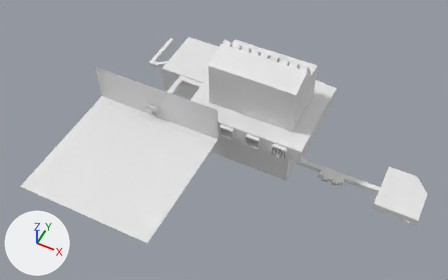
The Blender file Blender/berghain-dream.blend: old version first, new version second.
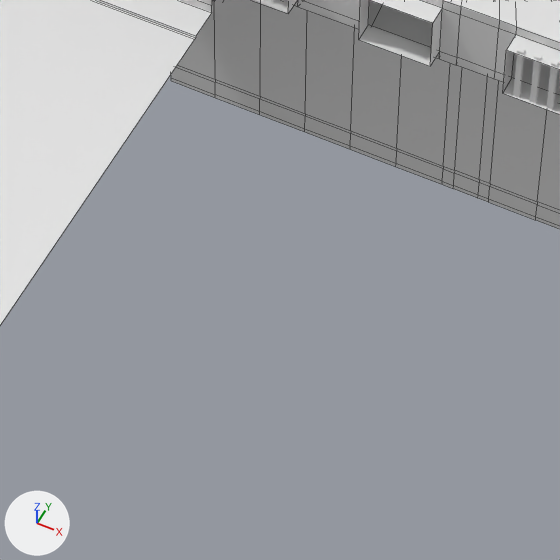
Each version is shown whole from a 50 mm lens placed at (145.0, -365.0, 449.0), pointed at (-24.0, -27.0, 26.0), then close up on the part from 40% to 63% of the width and 49% to 86% of the height. The axes (+X, +Y, +Z) are drawn at lower left. The lights are the same throughout. The close-ups show mesh edges as thin lines.

Objects in the first close-up: 'base.001', 'bigroomWindowPanes', 'outsideGroundStreet', 'outsideSidewalk'.
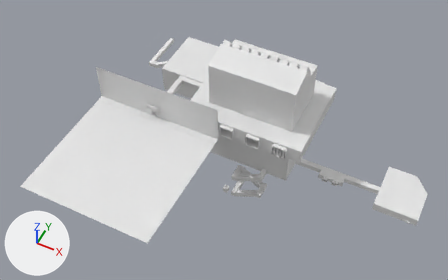
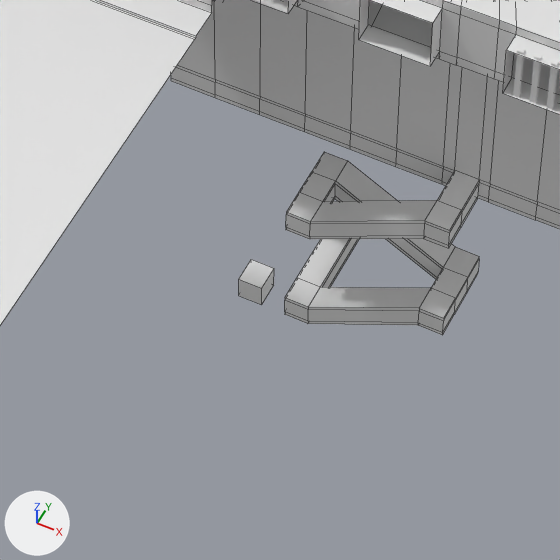
Where the change shows, as pixel boxes (x1, y1, x2, y2) in the close-ups (560 x 560 px):
'base.001', reshaped: before (171, 0, 560, 229); after (171, 0, 560, 335)
'MEASURING CUBE', moved (not visible before): after (239, 259, 274, 305)
part 1 of me_cube_030, built on: before (453, 171, 479, 198); after (285, 152, 479, 335)

What changed in the scene script:
```text
Change me_cube_030:
    used by ob_base_001; location = (0.0, 0.0, 0.0)
    remove me_cube_030.from_pydata(...)  # 656 vertices, 624 faces; spans x -55.2..54.1, y -45.6..45.6, z 0.0..116.7
    add me_cube_030.from_pydata(...)  # 760 vertices, 728 faces; spans x -55.2..54.1, y -45.6..45.6, z -36.4..116.7
    me_cube_030 part 1
    3 faces are deleted
    6 vertices are added at (-6.0, -37.0, -32.3), (-10.6, -37.0, -32.3), (-10.6, -32.1, -32.3), (-10.6, -14.5, -32.3), (-10.6, -32.1, -35.6), (-10.6, -14.5, -35.6)
    8 new vertices lie (0.0, -7.1, 0.0) away from vertices in x 15.0..19.6, y -25.0, z 0.0..4.9
    6 new vertices lie (0.0, -4.9, 0.0) away from vertices in x 15.0..19.6, y -32.1, z 0.0..4.9
    5 new vertices lie (-21.0, 0.0, -12.2) away from vertices in x 15.0, y -37.0..-32.1, z 0.0..4.9
    6 new vertices lie (-4.6, 0.0, 0.0) away from vertices in x -6.0..19.6, y -37.0..-32.1, z -12.2..4.1
    5 new vertices lie (0.0, 5.1, 0.0) away from vertices in x -10.6..-6.0, y -32.1, z -12.2..-7.3
    6 new vertices lie (0.0, 0.0, -0.7) away from vertices in x -10.6..-6.0, y -37.0..-27.0, z -7.3
    5 new vertices lie (0.0, 5.0, 0.0) away from vertices in x -10.6..-6.0, y -27.0, z -12.2..-7.3
    6 new vertices lie (0.0, 0.0, 0.8) away from vertices in x -10.6..-6.0, y -37.0..-22.0, z -12.2
    6 new vertices lie (21.0, 0.0, -12.1) away from vertices in x -6.0, y -27.0..-22.0, z -12.2..-7.3
    6 new vertices lie (4.6, 0.0, 0.0) away from vertices in x -10.6..15.0, y -27.0..-22.0, z -24.3..-8.0
    5 new vertices lie (0.0, -5.1, 0.0) away from vertices in x 15.0..19.6, y -27.0, z -24.3..-19.4
    6 new vertices lie (0.0, 0.0, -0.8) away from vertices in x 15.0..19.6, y -32.1..-22.0, z -19.4
    5 new vertices lie (0.0, -4.9, 0.0) away from vertices in x 15.0..19.6, y -32.1, z -24.3..-19.4
    6 new vertices lie (-21.0, 0.0, -12.1) away from vertices in x 15.0, y -37.0..-32.1, z -24.3..-19.4
    5 new vertices lie (0.0, 0.0, 0.8) away from vertices in x -6.0..19.6, y -37.0..-27.0, z -36.4..-24.3
    6 new vertices lie (-4.6, 0.0, 0.0) away from vertices in x -6.0..19.6, y -37.0..-32.1, z -36.4..-20.2
    6 new vertices lie (0.0, 17.6, 0.0) away from vertices in x -10.6..-6.0, y -32.1, z -36.4..-31.5
    107 new faces join them
Change ob_measuring_cube:
    ob_measuring_cube.location: (-182.2, 98.7, -44.1) -> (-17.4, -34.5, -36.4)
```
